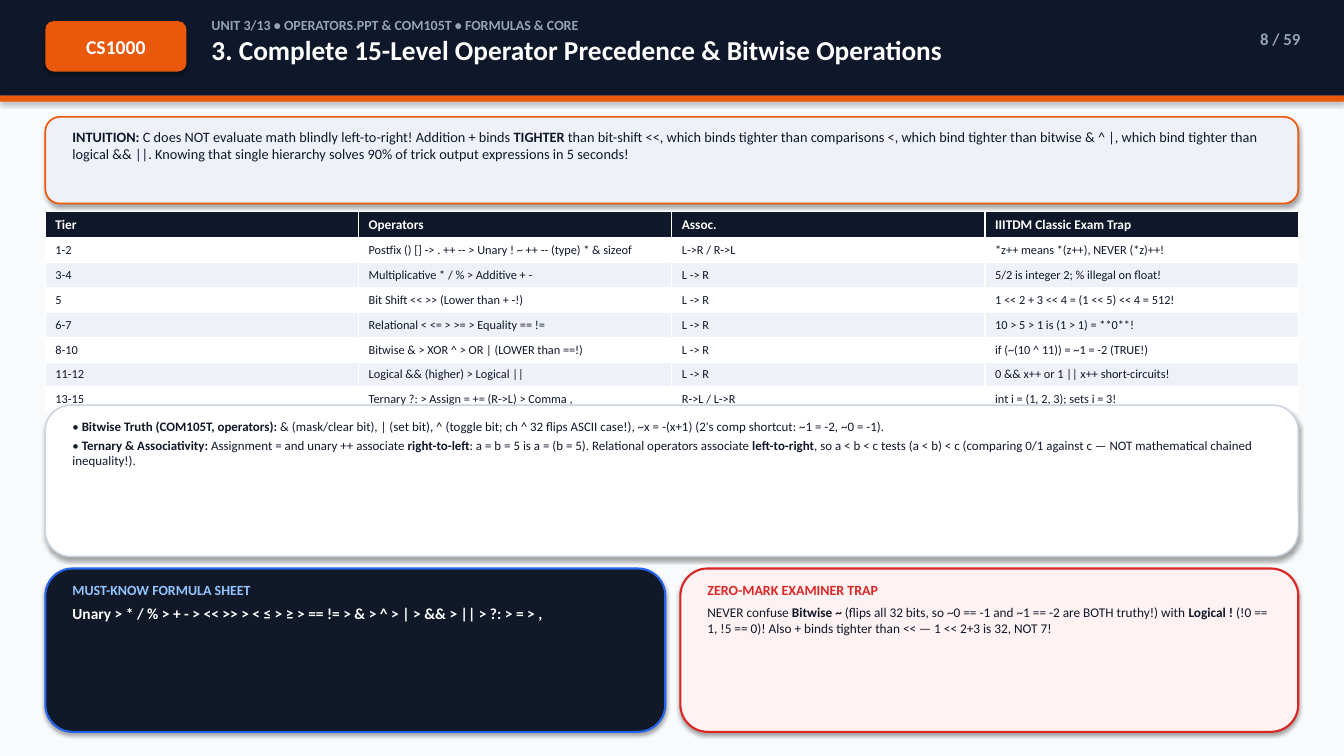
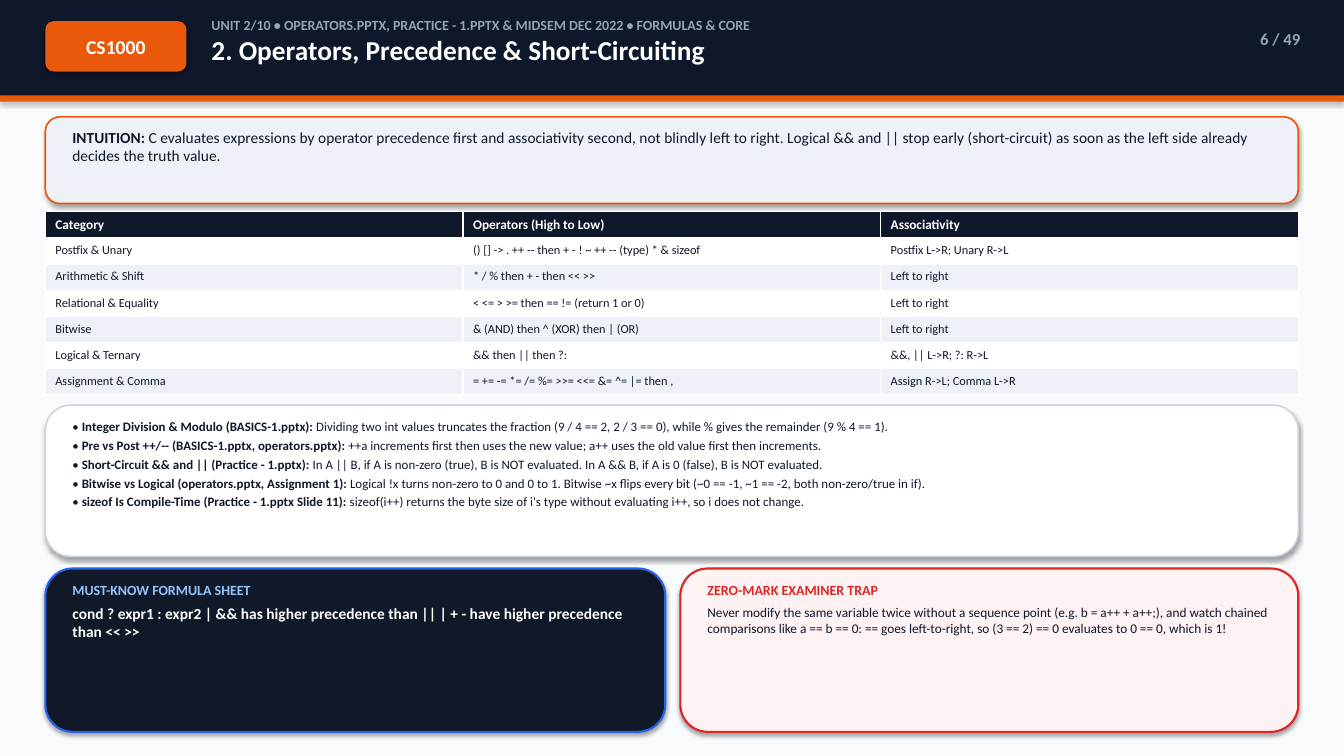
Before and after one commit to Sachitt-AV-08/iiitdm-sem1-study-hub, a slide deck: slide 6 of decks/CS1000_C_Programming_Exam_Deck.pptx (slide 8 before the commit). Drawn at 1344x756 pixels with LibreOffice and Linux fonts; fonts in the diff are those of the drawing. Boxes give left, top, right and bottom in pixels: in the first picture for what was removed or moved away, otherwise in the second. Text is boxed around its words. In the diff, an @@ line names an element or a change of style, - is before the commit and + after.

```diff
--- a/decks/CS1000_C_Programming_Exam_Deck.pptx
+++ b/decks/CS1000_C_Programming_Exam_Deck.pptx
@@ text at box(211, 20, 750, 65): text changed; size 19.5 to 10 pt; text colour #FFFFFF to #94A3B8 @@
-UNIT 3/13 • OPERATORS.PPT & COM105T • FORMULAS & CORE
-3. Complete 15-Level Operator Precedence & Bitwise Operations
+UNIT 2/10 • OPERATORS.PPTX, PRACTICE - 1.PPTX & MIDSEM DEC 2022 • FORMULAS & CORE
+2. Operators, Precedence & Short-Circuiting
@@ text at box(1260, 33, 1300, 45): text changed @@
-8 / 59
+6 / 49
@@ text at box(72, 132, 1247, 161): text changed; size 10.2 to 11 pt @@
-INTUITION: C does NOT evaluate math blindly left-to-right! Addition + binds TIGHTER than bit-shift <<, which binds tighter than comparisons <, which bind tighter than bitwise & ^ |, which bind tighter than logical && ||. Knowing that single hierarchy solves 90% of trick output expressions in 5 seconds!
+INTUITION: C evaluates expressions by operator precedence first and associativity second, not blindly left to right. Logical && and || stop early (short-circuit) as soon as the left side already decides the truth value.
@@ table at box(45, 212, 1298, 395) @@
-Tier | Operators | Assoc. | IIITDM Classic Exam Trap
-1-2 | Postfix () [] -> . ++ -- > Unary ! ~ ++ -- (type) * & sizeof | L->R / R->L | *z++ means *(z++), NEVER (*z)++!
-3-4 | Multiplicative * / % > Additive + - | L -> R | 5/2 is integer 2; % illegal on float!
-5 | Bit Shift << >> (Lower than + -!) | L -> R | 1 << 2 + 3 << 4 = (1 << 5) << 4 = 512!
-6-7 | Relational < <= > >= > Equality == != | L -> R | 10 > 5 > 1 is (1 > 1) = **0**!
-8-10 | Bitwise & > XOR ^ > OR | (LOWER than ==!) | L -> R | if (~(10 ^ 11)) = ~1 = -2 (TRUE!)
-11-12 | Logical && (higher) > Logical || | L -> R | 0 && x++ or 1 || x++ short-circuits!
-13-15 | Ternary ?: > Assign = += (R->L) > Comma , | R->L / L->R | int i = (1, 2, 3); sets i = 3!
+Category | Operators (High to Low) | Associativity
+Postfix & Unary | () [] -> . ++ -- then + - ! ~ ++ -- (type) * & sizeof | Postfix L->R; Unary R->L
+Arithmetic & Shift | * / % then + - then << >> | Left to right
+Relational & Equality | < <= > >= then == != (return 1 or 0) | Left to right
+Bitwise | & (AND) then ^ (XOR) then | (OR) | Left to right
+Logical & Ternary | && then || then ?: | &&, || L->R; ?: R->L
+Assignment & Comma | = += -= *= /= %= >>= <<= &= ^= |= then , | Assign R->L; Comma L->R
@@ text at box(82, 421, 925, 509): text changed @@
-• Bitwise Truth (COM105T, operators): & (mask/clear bit), | (set bit), ^ (toggle bit; ch ^ 32 flips ASCII case!), ~x = -(x+1) (2's comp shortcut: ~1 = -2, ~0 = -1).
-• Ternary & Associativity: Assignment = and unary ++ associate right-to-left: a = b = 5 is a = (b = 5). Relational operators associate left-to-right, so a < b < c tests (a < b) < c (comparing 0/1 against c — NOT mathematical chained inequality!).
+• Integer Division & Modulo (BASICS-1.pptx): Dividing two int values truncates the fraction (9 / 4 == 2, 2 / 3 == 0), while % gives the remainder (9 % 4 == 1).
+• Pre vs Post ++/-- (BASICS-1.pptx, operators.pptx): ++a increments first then uses the new value; a++ uses the old value first then increments.
+• Short-Circuit && and || (Practice - 1.pptx): In A || B, if A is non-zero (true), B is NOT evaluated. In A && B, if A is 0 (false), B is NOT evaluated.
+• Bitwise vs Logical (operators.pptx, Assignment 1): Logical !x turns non-zero to 0 and 0 to 1. Bitwise ~x flips every bit (~0 == -1, ~1 == -2, both non-zero/true in if).
+• sizeof Is Compile-Time (Practice - 1.pptx Slide 11): sizeof(i++) returns the byte size of i's type without evaluating i++, so i does not change.
@@ text at box(72, 608, 622, 637): text changed @@
-Unary > * / % > + - > << >> > < ≤ > ≥ > == != > & > ^ > | > && > || > ?: > = > ,
+cond ? expr1 : expr2 | && has higher precedence than || | + - have higher precedence than << >>
@@ text at box(707, 607, 1267, 636): text changed @@
-NEVER confuse Bitwise ~ (flips all 32 bits, so ~0 == -1 and ~1 == -2 are BOTH truthy!) with Logical ! (!0 == 1, !5 == 0)! Also + binds tighter than << — 1 << 2+3 is 32, NOT 7!
+Never modify the same variable twice without a sequence point (e.g. b = a++ + a++;), and watch chained comparisons like a == b == 0: == goes left-to-right, so (3 == 2) == 0 evaluates to 0 == 0, which is 1!
```
Also in this commit, not shown: 36 other slides changed, 12 slides added, 22 slides removed, 34 other files.
